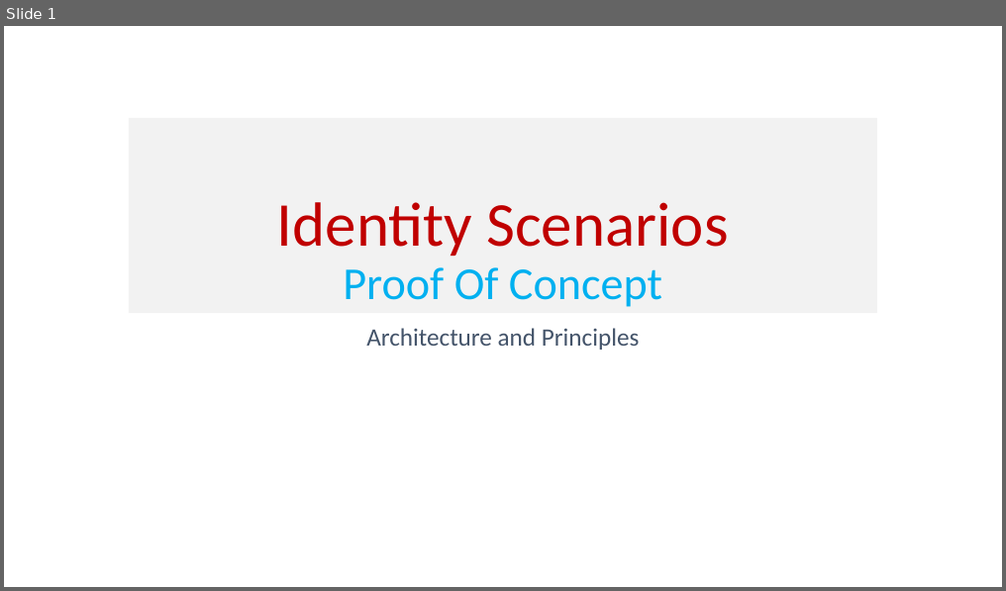
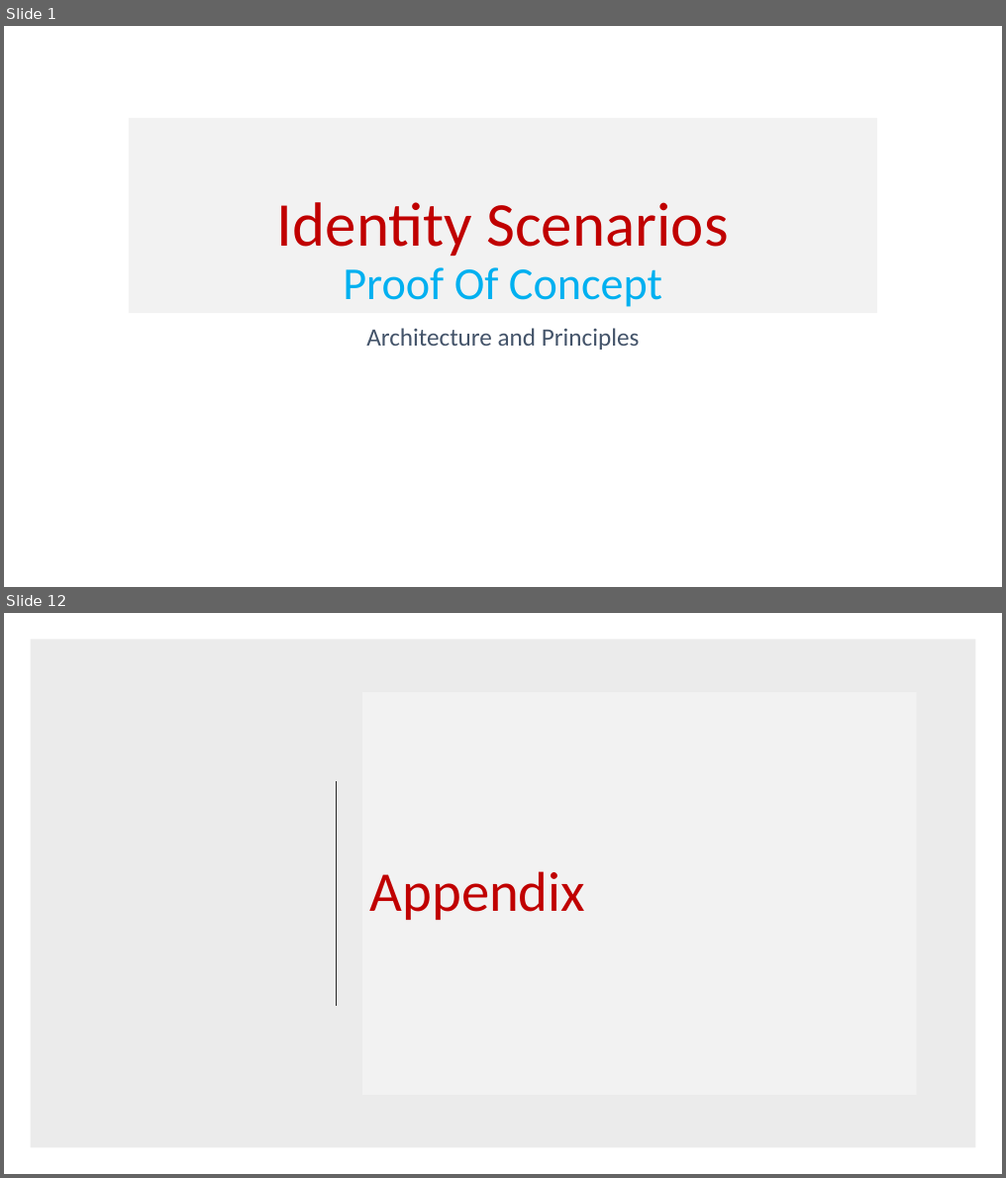
Before and after one commit to AvyanConsultingCorp/identity-pocs, a slide deck: Documents/NBME Identity Scenarios.pptx. Shown one above the other, each under a label of ours: slide 1 before the commit, slides 1 and 12 after it; the slides between them are not shown. The pictures are 1006x591 and 1006x1178 pixels, drawn with LibreOffice and Linux fonts; fonts in the diff are those of the drawing. Boxes give left, top, right and bottom in pixels: in the first picture for what was removed or moved away, otherwise in the second. Text is boxed around its words. In the diff, an @@ line names an element or a change of style, - is before the commit and + after.

Commit message:
updating ppt

```diff
--- a/Documents/NBME Identity Scenarios.pptx
+++ b/Documents/NBME Identity Scenarios.pptx
@@ slide 12 added at (x1=4, y1=613, x2=1002, y2=1174), background #FFFFFF @@
@@ rectangle added at (x1=30, y1=639, x2=976, y2=1149), fill #000000 at 8% opacity @@
@@ title added at (x1=362, y1=692, x2=917, y2=1096), fill #F2F2F2, 54 pt, text #C00000 @@
+Appendix
@@ line added from (337, 781) to (337, 1006), #262626 1.5 pt @@
```
Also in this commit, not shown: 9 slides changed, 3 other slides added.
